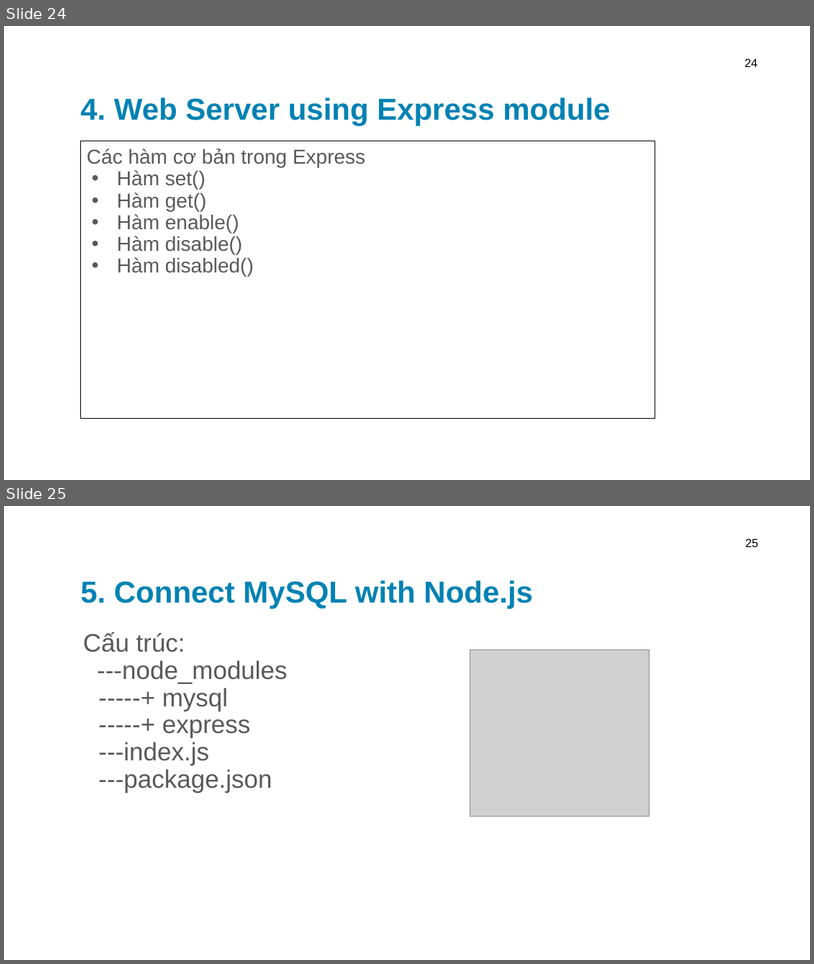
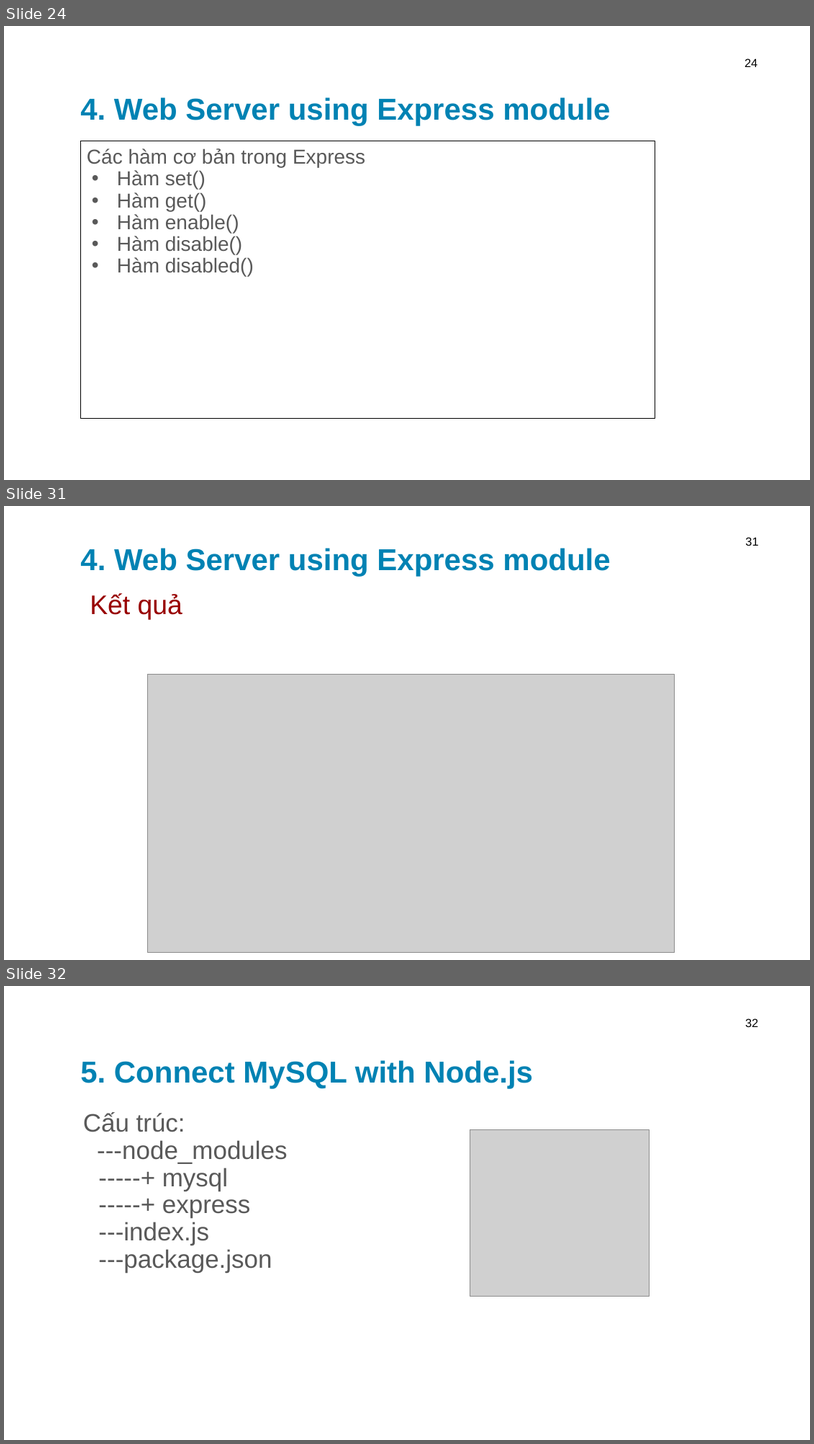
Before and after one commit to leqnam/Simple-Blog-NodeJs-MySQL-Heroku, a slide deck: powerpoint/ppt.pptx. Shown one above the other, each under a label of ours: slides 24 and 25 before the commit, slides 24, 31 and 32 after it; the slides between them are not shown. The pictures are 814x964 and 814x1444 pixels, drawn with LibreOffice and Linux fonts; fonts in the diff are those of the drawing; grey boxes stand for pictures; background and template pictures are left out. Boxes give left, top, right and bottom in pixels: in the first picture for what was removed or moved away, otherwise in the second. Text is boxed around its words. In the diff, an @@ line names an element or a change of style, - is before the commit and + after.

```diff
--- a/powerpoint/ppt.pptx
+++ b/powerpoint/ppt.pptx
@@ slide 31 added at [4,506,810,960], background picture (left out) @@
@@ title added at [80,548,610,577], 36 pt, text #0082B3, bold @@
+4. Web Server using Express module
@@ page number added at [746,537,759,546], 14 pt, text #000000 @@
+31
@@ text added at [90,593,183,620], 32 pt, text #980000 @@
+Kết quả
@@ picture added at [147,674,674,952] @@
@@ what was slide 25 is now slide 32 @@
@@ page number at [746,1018,759,1027]: text changed @@
-25
+32
```
Also in this commit, not shown: 6 other slides added, 9 other files.
